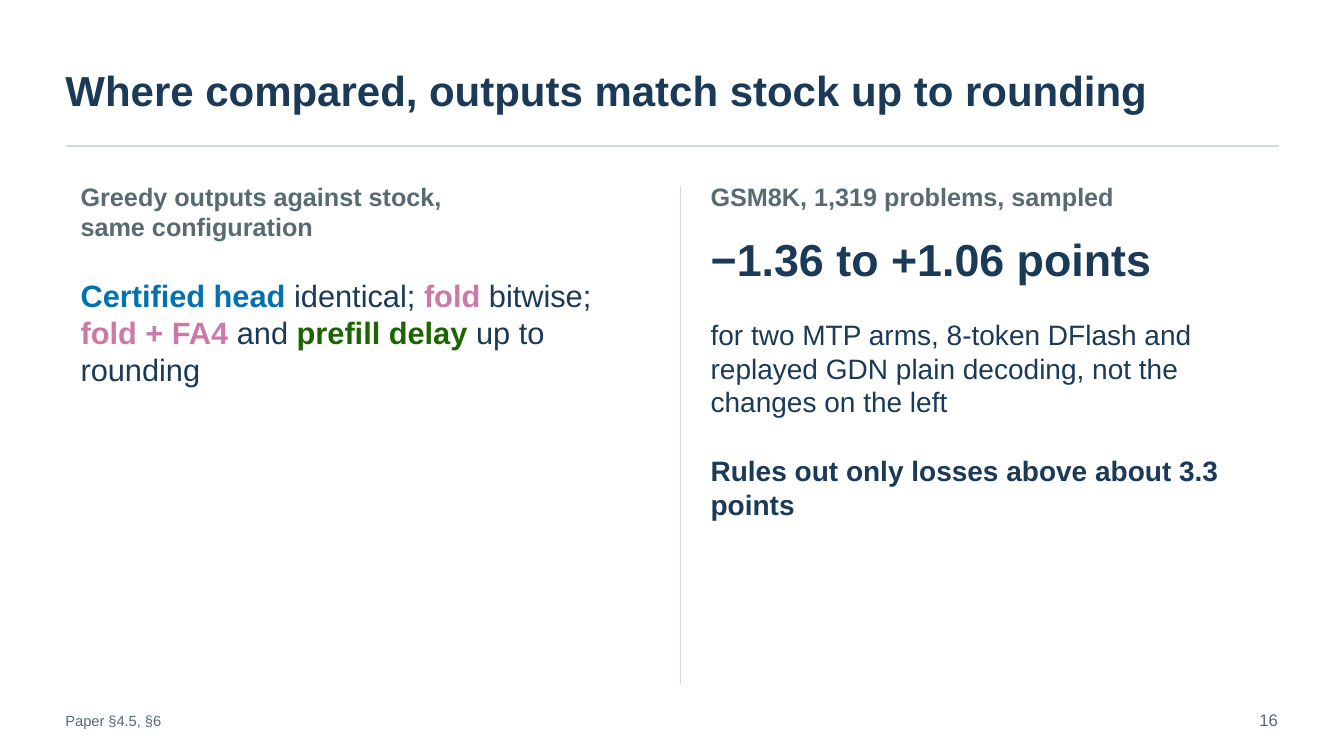
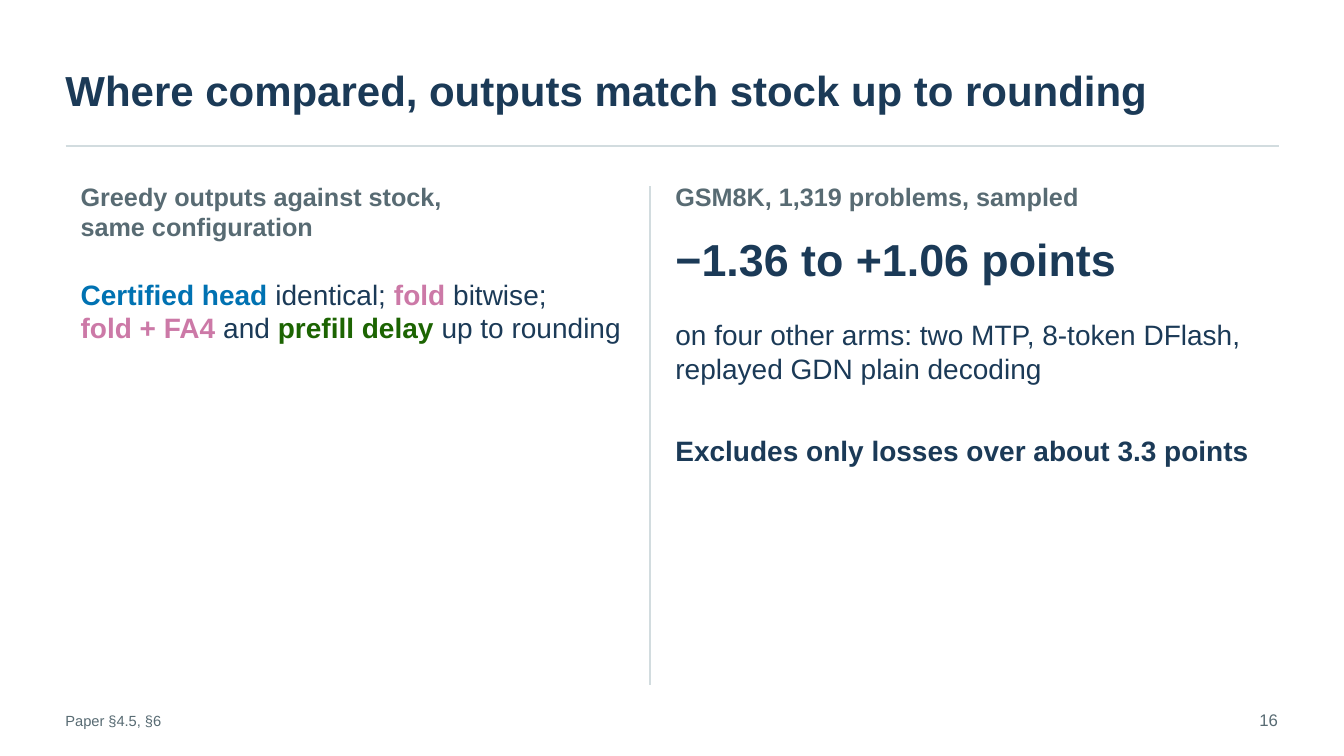
Before and after one commit to SamMausberg/verified-progress, a slide deck: slide 16 of presentation/verifier_paper_talk.pptx. Drawn at 1344x756 pixels with LibreOffice and Linux fonts; fonts in the diff are those of the drawing. Boxes give left, top, right and bottom in pixels: in the first picture for what was removed or moved away, otherwise in the second. Text is boxed around its words. In the diff, an @@ line names an element or a change of style, - is before the commit and + after.

Commit message:
Talk slides: rebuild against the paper on main (1c19cd5)
Every number is checked against the merged paper and evidence at 1c19cd5:
16-token DFlash's certified head at one request is 1.013 (+1.3%), the
check-mode counts are checked positions, and backbone routing at c = 1
is 1.034. The closing slide now says what the Conclusion says: the same
design could apply to other kernels; only the head was tested.

Layout fixes from the review of the previous version: label collisions
on slides 4, 10, 11 and B12, one ink label for both DFlash arms on slide
15, the scope of transport's skip on slide 12, "below its declared
range" on slide 14, and one line per statement on slides 7, 14, 16 and
17. The README names 1c19cd5 as the commit the deck reflects.

```diff
--- a/presentation/verifier_paper_talk.pptx
+++ b/presentation/verifier_paper_talk.pptx
@@ line moved from (681, 187) - (681, 686) to (650, 187) - (650, 686) @@
@@ text "GSM8K, 1,319 problems, sampled": place and size @@
-text "GSM8K, 1,319 problems, sampled" at (711,187,1113,211)
+text "GSM8K, 1,319 problems, sampled" at (675,187,1078,211)
@@ text "−1.36 to +1.06 points": place and size @@
-text "−1.36 to +1.06 points" at (711,243,1151,285)
+text "−1.36 to +1.06 points" at (675,243,1115,285)
@@ text at (81,284,621,343): text changed; size 22 to 20 pt @@
-Certified head identical; fold bitwise; fold + FA4 and prefill delay up to rounding
+Certified head identical; fold bitwise;
+fold + FA4 and prefill delay up to rounding
@@ text at (675,324,1241,384): text changed @@
-for two MTP arms, 8-token DFlash and replayed GDN plain decoding, not the changes on the left
+on four other arms: two MTP, 8-token DFlash, replayed GDN plain decoding
@@ text at (675,440,1248,466): text changed @@
-Rules out only losses above about 3.3 points
+Excludes only losses over about 3.3 points
```
Also in this commit, not shown: 13 other slides changed, 2 other files.
